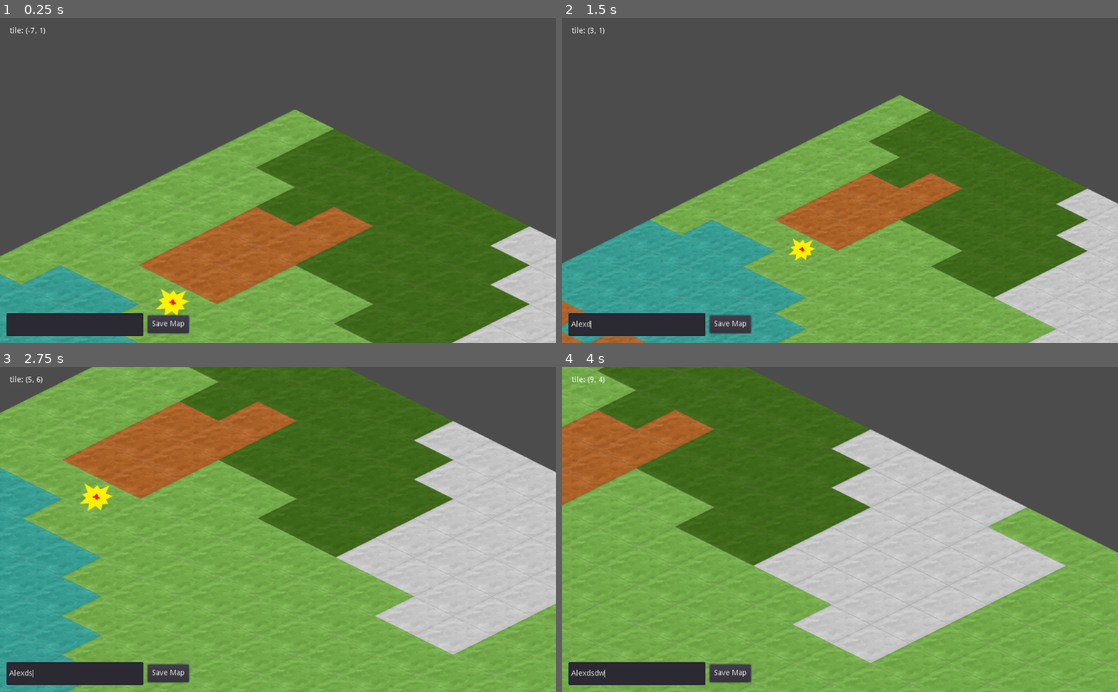
Above: before the commit, frames 1-4 (two rows, left to right).
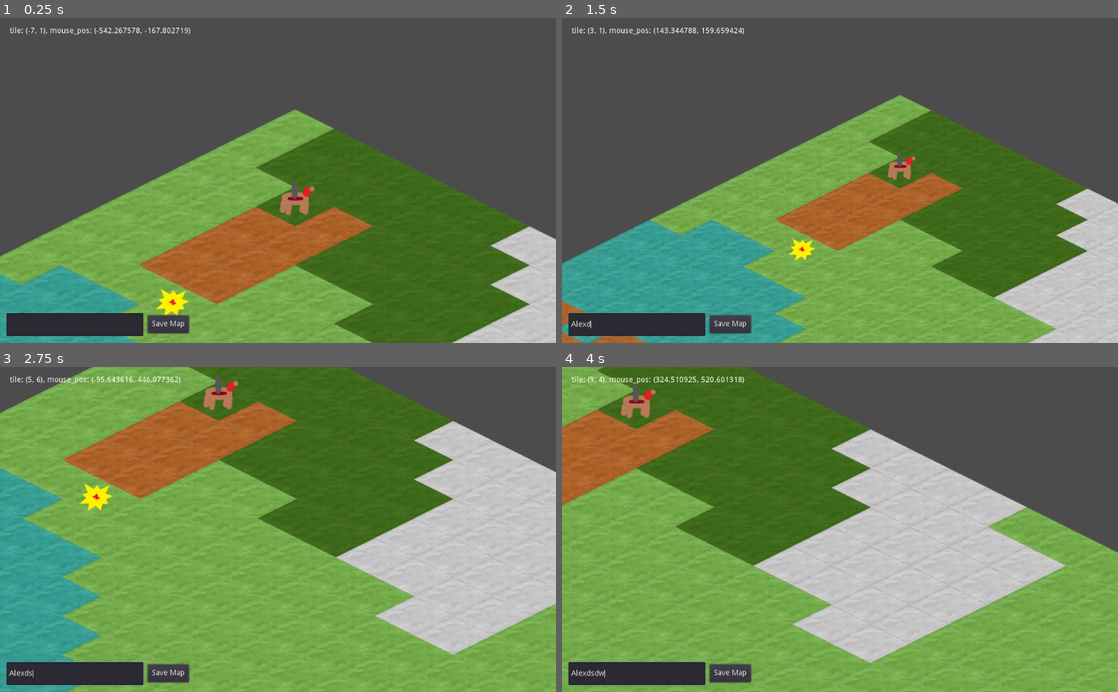
Above: after the commit, the same moments.

Repository: xfstef/captains
Game: Godot game, scene res://AdventureMap.tscn
Same seed, same stepped clock (60 frames per second), same inputs: the game is played once before the commit and once after it.
Inputs (mouse positions are in pixels of both pictures, inside the frame that each line leads up to):
- Up to frame 1 (0.25 s): no input
- Up to frame 2 (1.5 s): click (634, 323) at 0.52 s; type "Alex" at 0.6 s; move the mouse to (962, 164) at 1.27 s; hold D (map_right) from 1.28 s (still down); tap Mouse wheel down (wheel_down) at 1.35 s
- Up to frame 3 (2.75 s): move the mouse to (166, 545) at 2.02 s; release D (map_right) at 2.03 s; hold S (map_down) from 2.03 s (still down); tap Mouse wheel up (wheel_up) at 2.1 s
- Up to frame 4 (4 s): move the mouse to (895, 458) at 2.77 s; release S (map_down) at 2.78 s; hold D (map_right) 2.78-3.53 s; tap Mouse wheel down (wheel_down) at 2.85 s; move the mouse to (812, 594) at 3.52 s; hold W (map_up) from 3.53 s (still down); tap Mouse wheel up (wheel_up) at 3.6 s

The runs differ from the first frame. In frame 1, 0.6% of the frame differs, in the area x 8-57%, y 2-61%; in frame 2, 0.4%; in frame 3, 0.6%; in frame 4, 0.6%, in the area x 7-33%, y 2-16%.
Error before the commit: Invalid call. Nonexistent function 'instance' in base 'Node2D'. (res://Scripts/AdventureMap.gd:155)

Commit message:
Finished making load army to screen method

Diff:
--- a/AdventureMap.tscn
+++ b/AdventureMap.tscn
@@ -43,6 +43,7 @@
 mode = 1
 tile_set = ExtResource( 1 )
 cell_size = Vector2( 144, 72 )
+cell_tile_origin = 1
 format = 1
 tile_data = PoolIntArray( 0, 0, 0, 1, 3, 0, 2, 3, 0, 3, 3, 0, 4, 3, 0, 5, 3, 0, 6, 2, 0, 7, 2, 0, 8, 2, 0, 9, 2, 0, 10, …(3875 unchanged characters)…
 
@@ -51,6 +52,7 @@
 mode = 1
 tile_set = ExtResource( 3 )
 cell_size = Vector2( 144, 72 )
+cell_tile_origin = 1
 centered_textures = true
 format = 1
 
@@ -58,6 +60,7 @@
 mode = 1
 tile_set = ExtResource( 4 )
 cell_size = Vector2( 144, 72 )
+cell_tile_origin = 1
 centered_textures = true
 format = 1
 tile_data = PoolIntArray( 393219, 0, 0 )
@@ -100,4 +103,5 @@
 
 [node name="AnimatedSprite" type="AnimatedSprite" parent="Army"]
 frames = SubResource( 4 )
+offset = Vector2( 0, 18 )
 [connection signal="pressed" from="UI/saveMapButton" to="." method="_on_saveMapButton_pressed"]
--- a/Scripts/AdventureMap.gd
+++ b/Scripts/AdventureMap.gd
@@ -13,8 +13,10 @@
 var propsTileMap
 var interactableTileMap
 var camera
+var armyNode
 
 var playersArmies = []
+var army_instances = []
 
 var data = {
 	"name": "",
@@ -61,6 +63,7 @@
 	propsTileMap = get_node("TM-Props")
 	interactableTileMap = get_node("TM-Interactable")
 	info = get_node("UI/info")
+	armyNode = get_node("Army")
 	loadMapData()
 	#initPaintedMatrix()
 
@@ -148,15 +151,22 @@
 func instantiate_player_armies(player_nr, player_data):
 	playersArmies.append([])
 	playersArmies[player_nr] = []
-	var genericArmy = get_node("Army")
+	army_instances.append([])
+	army_instances[player_nr] = []
 	for h in range(player_data.size()):
 		playersArmies[player_nr].append([])
 		playersArmies[player_nr][h] = player_data[h]
-		var armyInstance = genericArmy.instance()
+		army_instances[player_nr].append(armyNode.duplicate())
+		var pos = Vector2(player_data[h].x, player_data[h].y)
+		army_instances[player_nr][0].position = interactableTileMap.map_to_world(pos)
+#		army_instances[player_nr][0].position.x += 72
+#		army_instances[player_nr][0].position.y += 36
+		print(interactableTileMap.map_to_world(pos))
+		add_child(army_instances[player_nr][0])
 
 # Called every frame. 'delta' is the elapsed time since the previous frame.
 func _process(delta):
 	var mouse_pos = get_global_mouse_position()
 	var tile = groundTileMap.world_to_map(mouse_pos)
-	var text = "tile: %s" % [tile]
+	var text = "tile: %s, mouse_pos: %s" % [tile, mouse_pos]
 	info.set_text(text)
Binary file changed: Assets/Sprites/army.png
